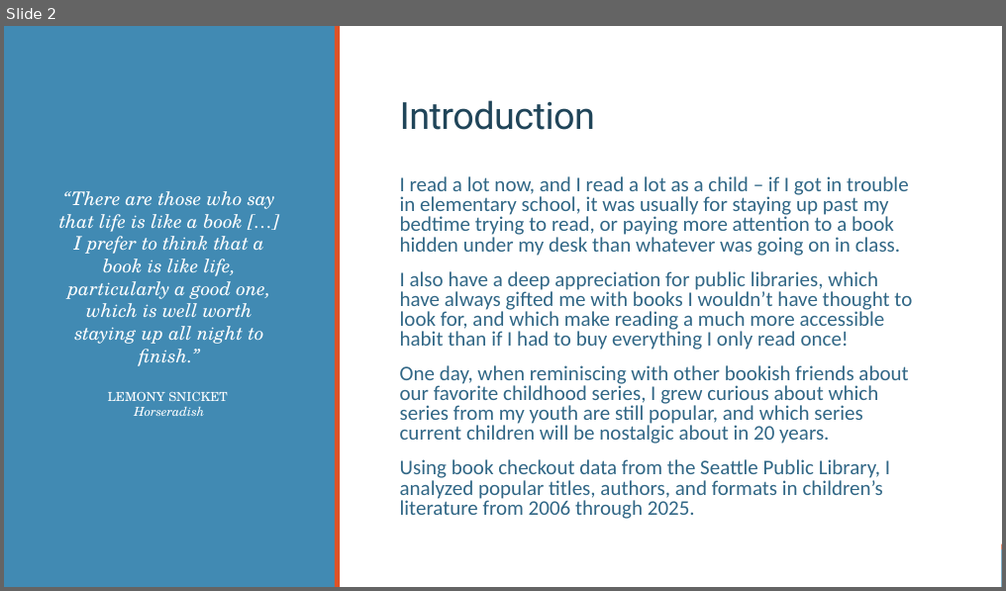
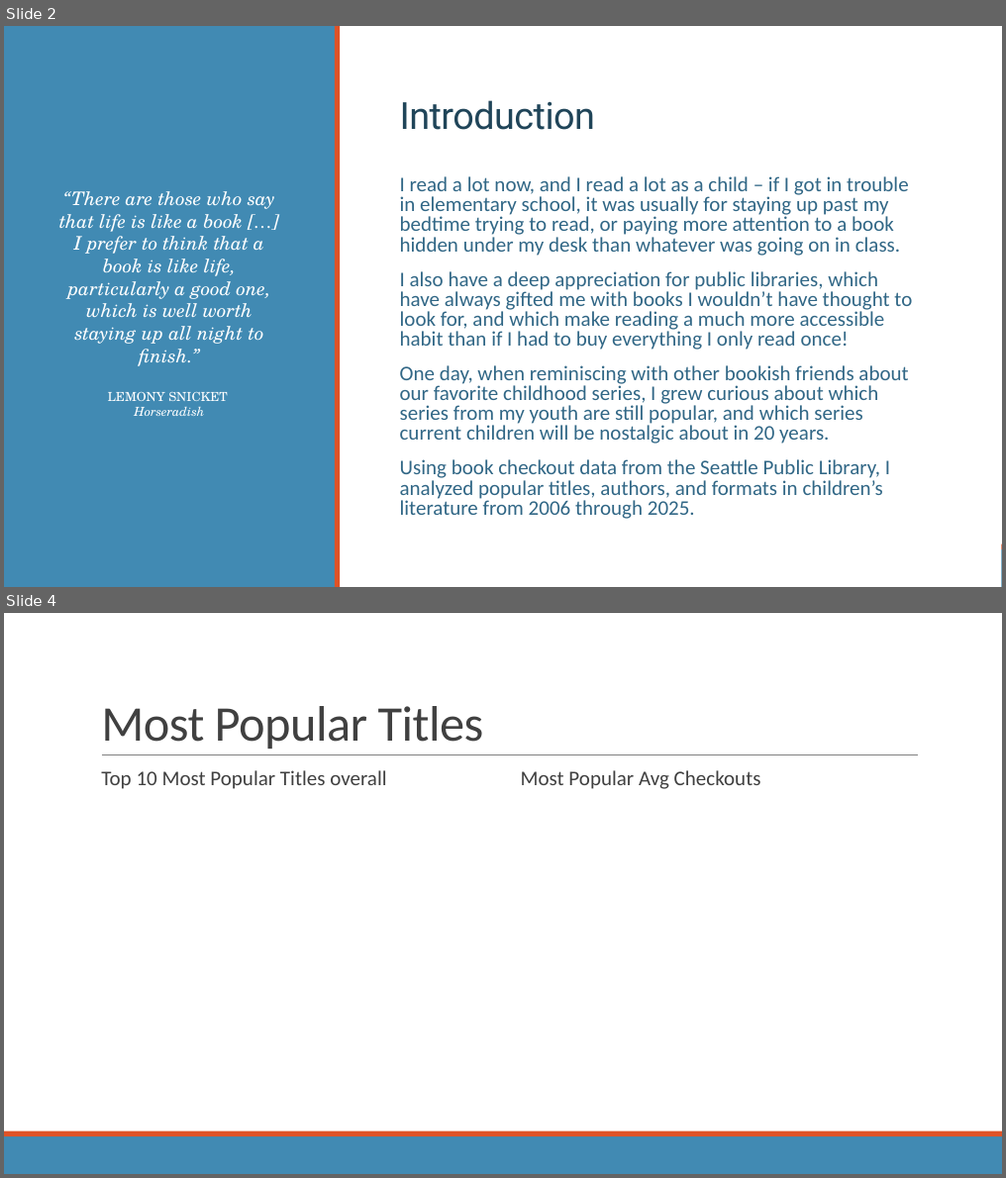
Before and after one commit to rm-pearson/NSS-capstone, a slide deck: presentation draft.pptx. Shown one above the other, each under a label of ours: slide 2 before the commit, slides 2 and 4 after it; the slides between them are not shown. The pictures are 1006x591 and 1006x1178 pixels, drawn with LibreOffice and Linux fonts; fonts in the diff are those of the drawing. Boxes give left, top, right and bottom in pixels: in the first picture for what was removed or moved away, otherwise in the second. Text is boxed around its words. In the diff, an @@ line names an element or a change of style, - is before the commit and + after.

```diff
--- a/presentation draft.pptx
+++ b/presentation draft.pptx
@@ slide 4 added at <box>4,613,1002,1174</box>, background #FFFFFF; not listed: 2 template elements that a slide beside it also shows @@
@@ title added at <box>101,706,484,749</box>, 48 pt, text #404040 @@
+Most Popular Titles
@@ line added from (102, 756) to (918, 756), #808080 0.5 pt @@
@@ text added at <box>101,770,386,789</box>, 20 pt, text #404040 @@
+  Top 10 Most Popular Titles overall
@@ text added at <box>521,770,761,789</box>, 20 pt, text #404040 @@
+  Most Popular Avg Checkouts
```
Also in this commit, not shown: 2 slides changed, 3 other slides added, 2 other files.
